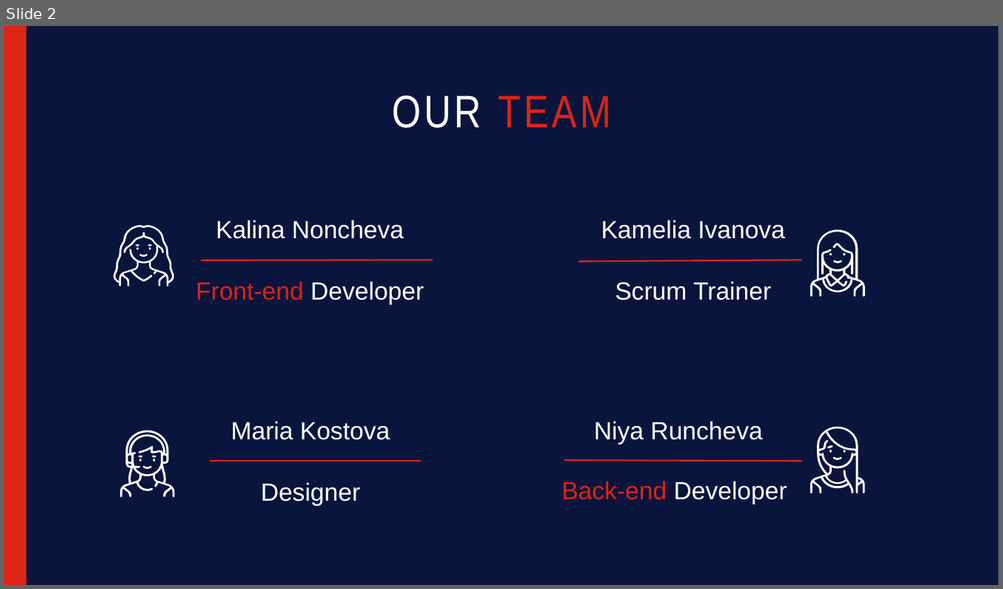
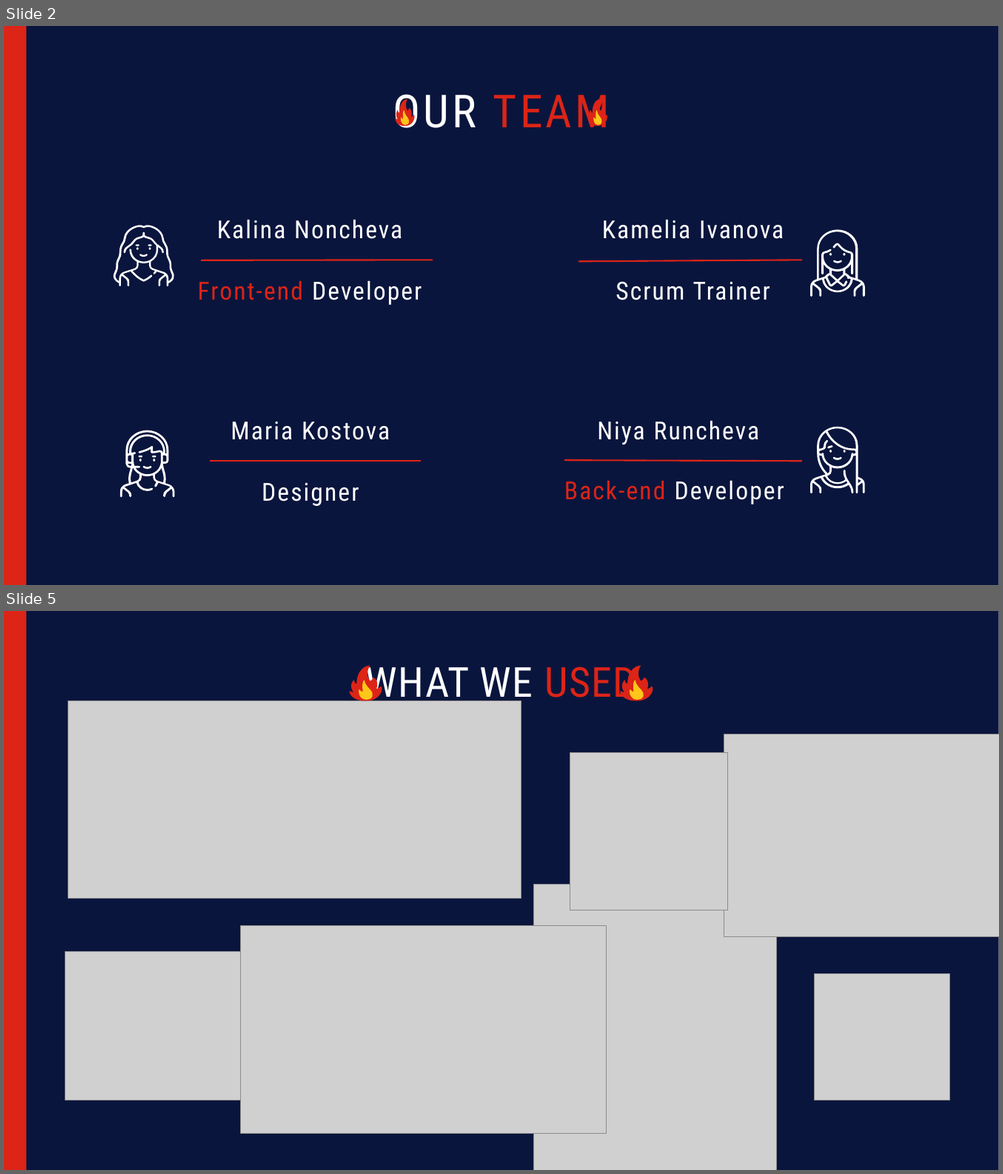
Before and after one commit to KIIvanova19/inferno, a slide deck: inferno_documents/inferno_presentation.pptx. Shown one above the other, each under a label of ours: slide 2 before the commit, slides 2 and 5 after it; the slides between them are not shown. The pictures are 1003x589 and 1003x1174 pixels, drawn with LibreOffice and Linux fonts; fonts in the diff are those of the drawing; grey boxes stand for pictures. Boxes give left, top, right and bottom in pixels: in the first picture for what was removed or moved away, otherwise in the second. Text is boxed around its words. In the diff, an @@ line names an element or a change of style, - is before the commit and + after.

```diff
--- a/inferno_documents/inferno_presentation.pptx
+++ b/inferno_documents/inferno_presentation.pptx
@@ slide 5 added at bbox=[4, 611, 999, 1170], background #FFFFFF; not listed: 2 template elements that a slide beside it also shows @@
@@ freeform shape added at bbox=[348, 666, 384, 701], fill #DC2417 @@
@@ title added at bbox=[366, 665, 637, 707], 40 pt, text #FFFFFF @@
+WHAT WE USED
@@ freeform shape added at bbox=[619, 666, 654, 701], fill #DC2417 @@
@@ freeform shape added at bbox=[358, 681, 374, 700], fill #FFC61A @@
@@ freeform shape added at bbox=[629, 681, 645, 700], fill #FFC61A @@
@@ picture added at bbox=[68, 701, 521, 898] @@
@@ picture added at bbox=[724, 734, 999, 937] @@
@@ picture added at bbox=[570, 753, 728, 910] @@
@@ picture added at bbox=[533, 885, 777, 1170] @@
@@ picture added at bbox=[241, 925, 606, 1134] @@
@@ picture added at bbox=[65, 951, 327, 1100] @@
@@ picture added at bbox=[814, 974, 950, 1100] @@
@@ slide 2 changed as well @@
@@ title "OUR TEAM" at bbox=[393, 94, 609, 128]: font Arial Narrow to Roboto Condensed @@
@@ freeform shape added at bbox=[394, 99, 416, 126], fill #DC2417 @@
@@ freeform shape added at bbox=[400, 110, 410, 125], fill #FFC61A @@
@@ freeform shape added at bbox=[587, 99, 609, 126], fill #DC2417 @@
@@ freeform shape added at bbox=[593, 110, 603, 125], fill #FFC61A @@
@@ font Arial to Roboto Condensed, letter spacing 0 to 1.5 pt in 8 elements at bbox=[230, 422, 390, 440], bbox=[262, 483, 358, 506], bbox=[217, 219, 402, 239], bbox=[198, 281, 421, 305], bbox=[602, 219, 783, 239], bbox=[615, 281, 770, 301], bbox=[597, 420, 759, 445], bbox=[564, 480, 784, 505] @@
```
Also in this commit, not shown: 1 other slide changed, 3 other slides added.
